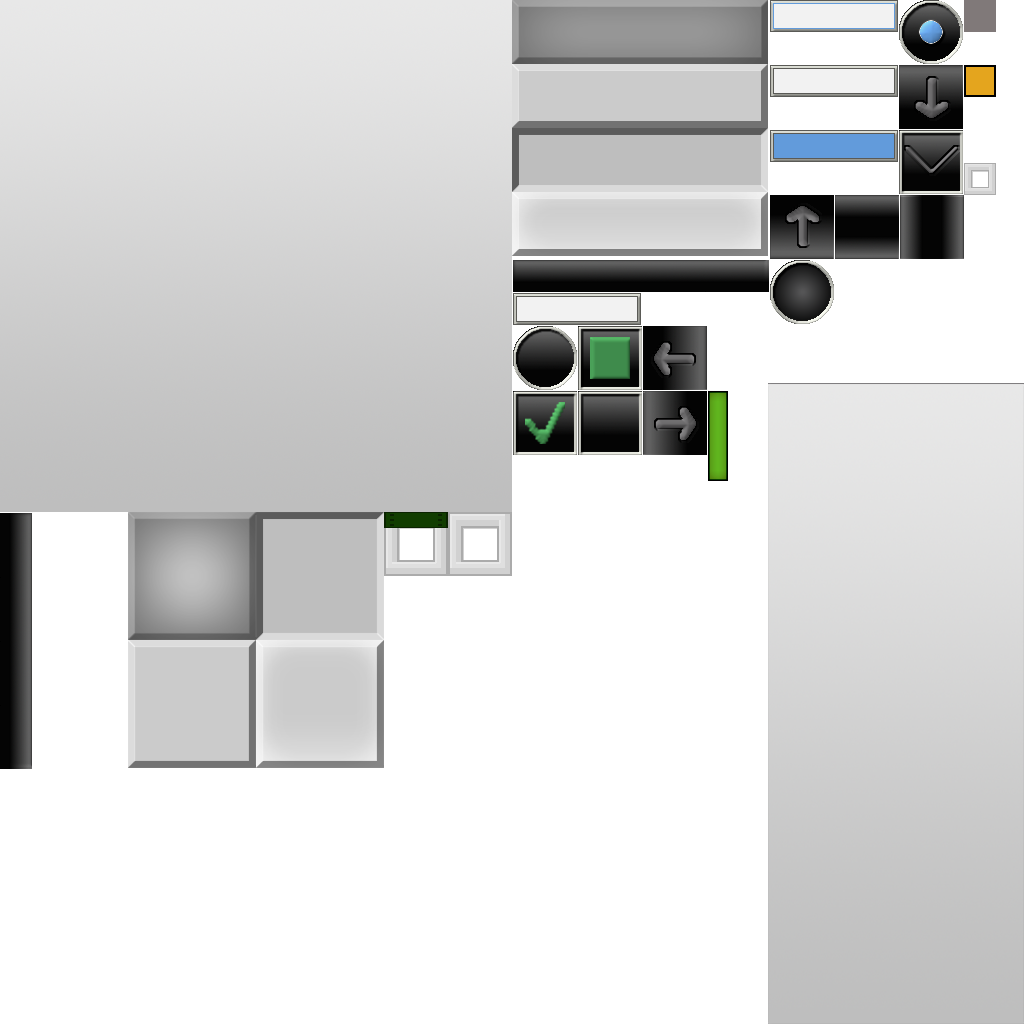
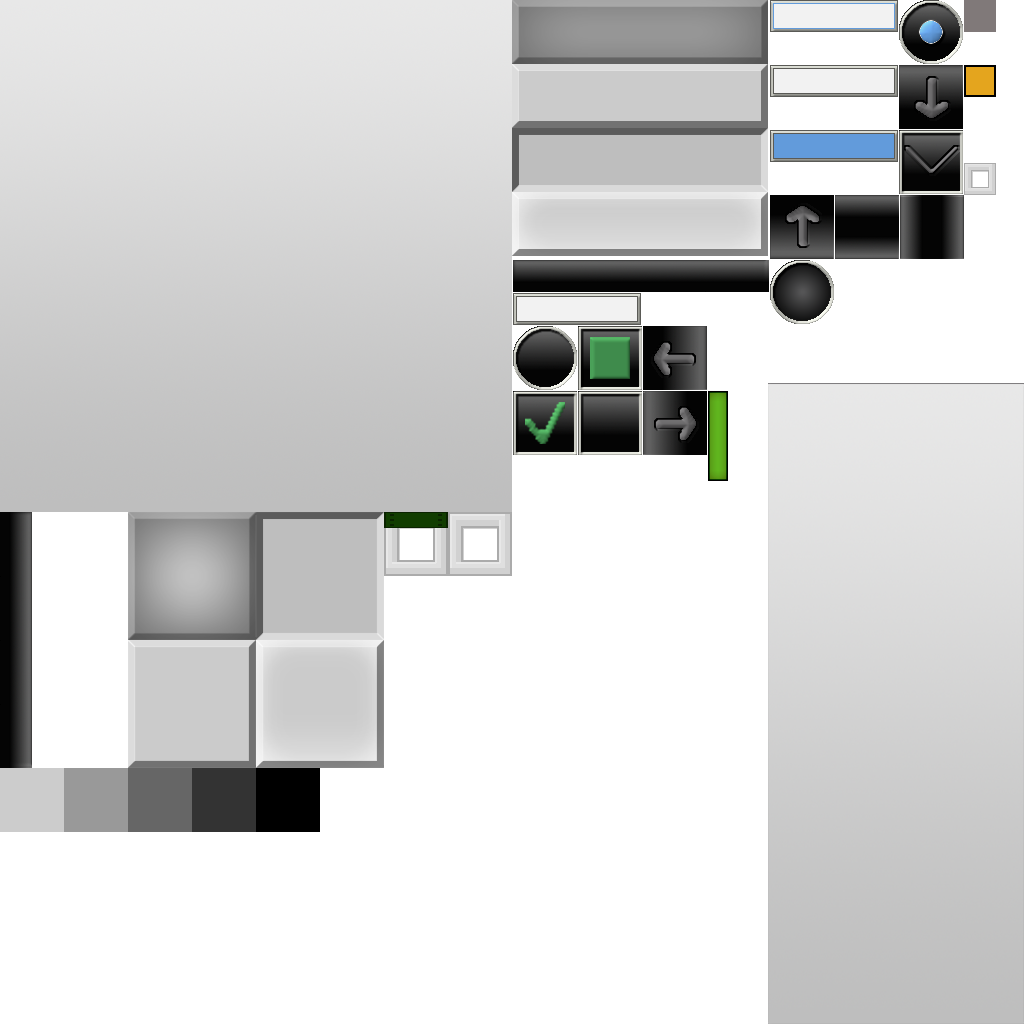
Two versions of the same layered image (1024x1024). Layer-by-layer changes:
added layer "bg_trans" above "Panel/Window borders" over [0, 768, 320, 832]
painted on "Layer 0" over [0, 512, 32, 769]
